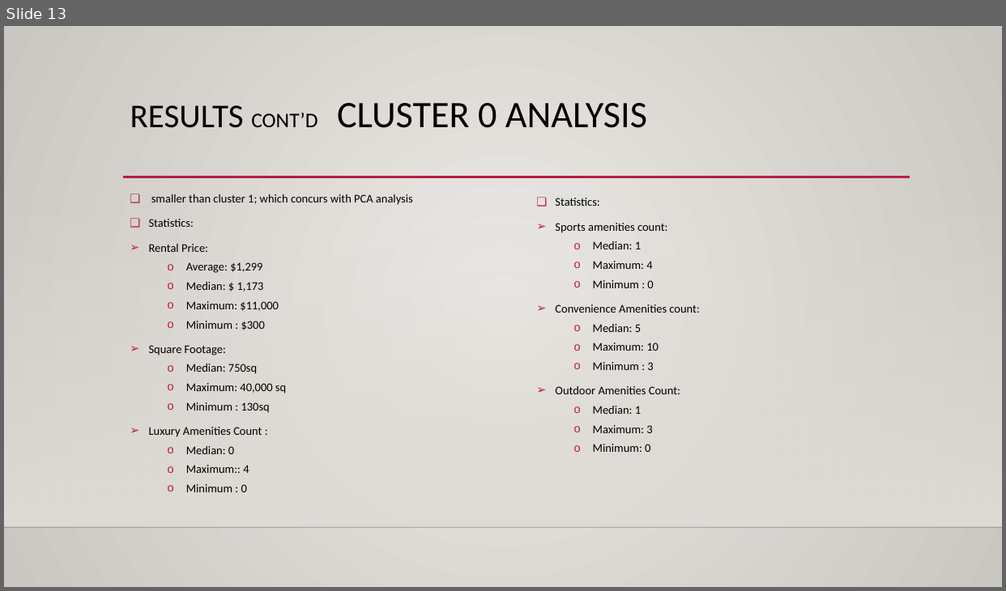
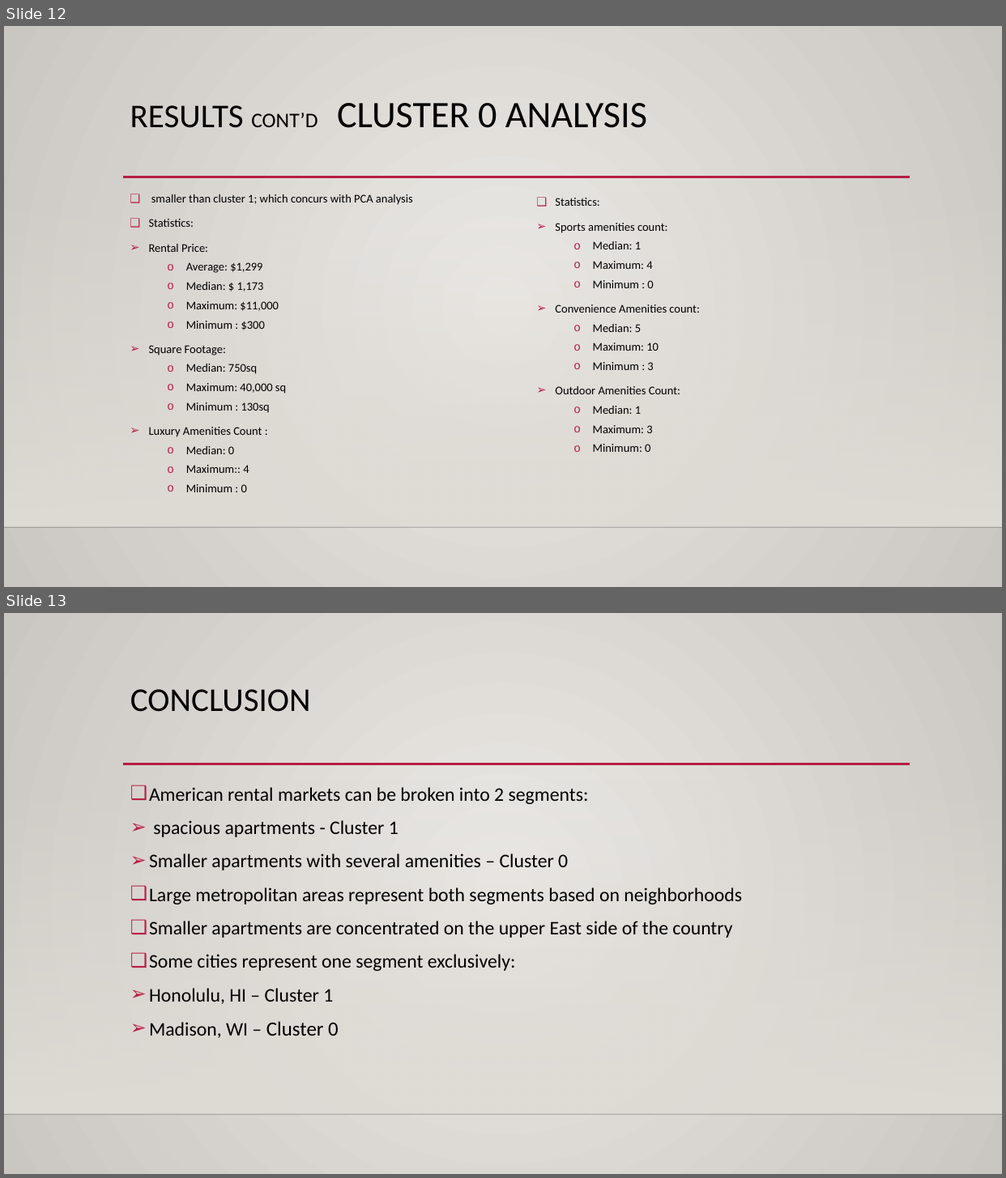
Before and after one commit to EllaC12345/Machine-Learning, a slide deck: Project 4.pptx. Shown one above the other, each under a label of ours: slide 13 before the commit, slides 12 and 13 after it. The pictures are 1006x591 and 1006x1178 pixels, drawn with LibreOffice and Linux fonts; fonts in the diff are those of the drawing; background and template pictures are left out. Boxes give left, top, right and bottom in pixels: in the first picture for what was removed or moved away, otherwise in the second. Text is boxed around its words. In the diff, an @@ line names an element or a change of style, - is before the commit and + after.

```diff
--- a/Project 4.pptx
+++ b/Project 4.pptx
@@ slide 13 added at (4, 613, 1002, 1174), background gradient #ECEAE7 to #CAC7C1; not listed: 3 template elements that a slide beside it also shows @@
@@ title added at (130, 689, 311, 712), 32 pt, text #000000 @@
+CONCLUSION
@@ text added at (149, 787, 742, 1038), 18.5 pt, text #000000 @@
+❑ American rental markets can be broken into 2 segments:
+➢ spacious apartments - Cluster 1
+➢ Smaller apartments with several amenities – Cluster 0
+❑ Large metropolitan areas represent both segments based on neighborhoods
+❑ Smaller apartments are concentrated on the upper East side of the country
+❑ Some cities represent one segment exclusively:
+➢ Honolulu, HI – Cluster 1
+➢ Madison, WI – Cluster 0
@@ what was slide 13 is now slide 12 @@
```
Also in this commit, not shown: 2 slides changed, 1 other slide added, 1 slide removed, 3 other files.
